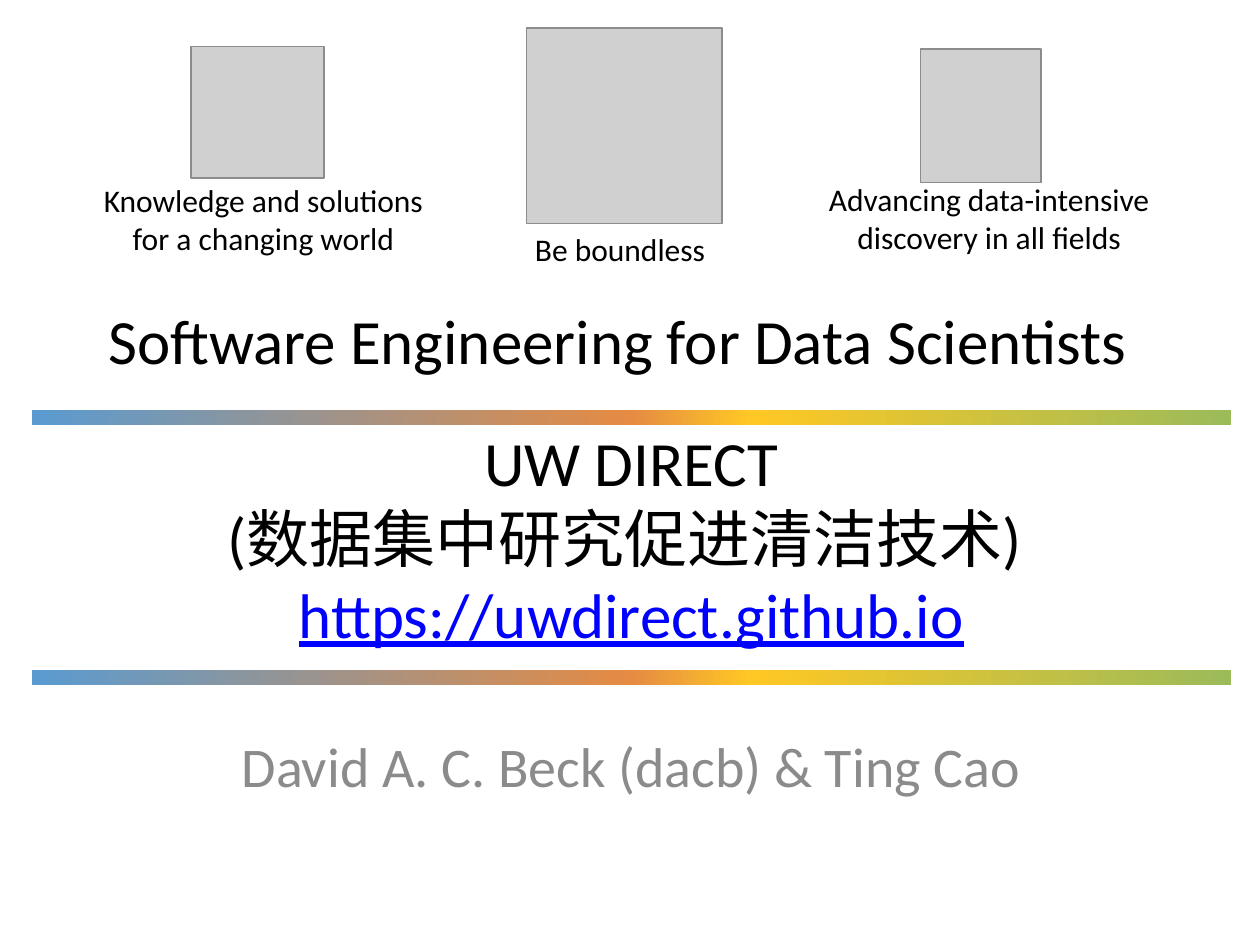
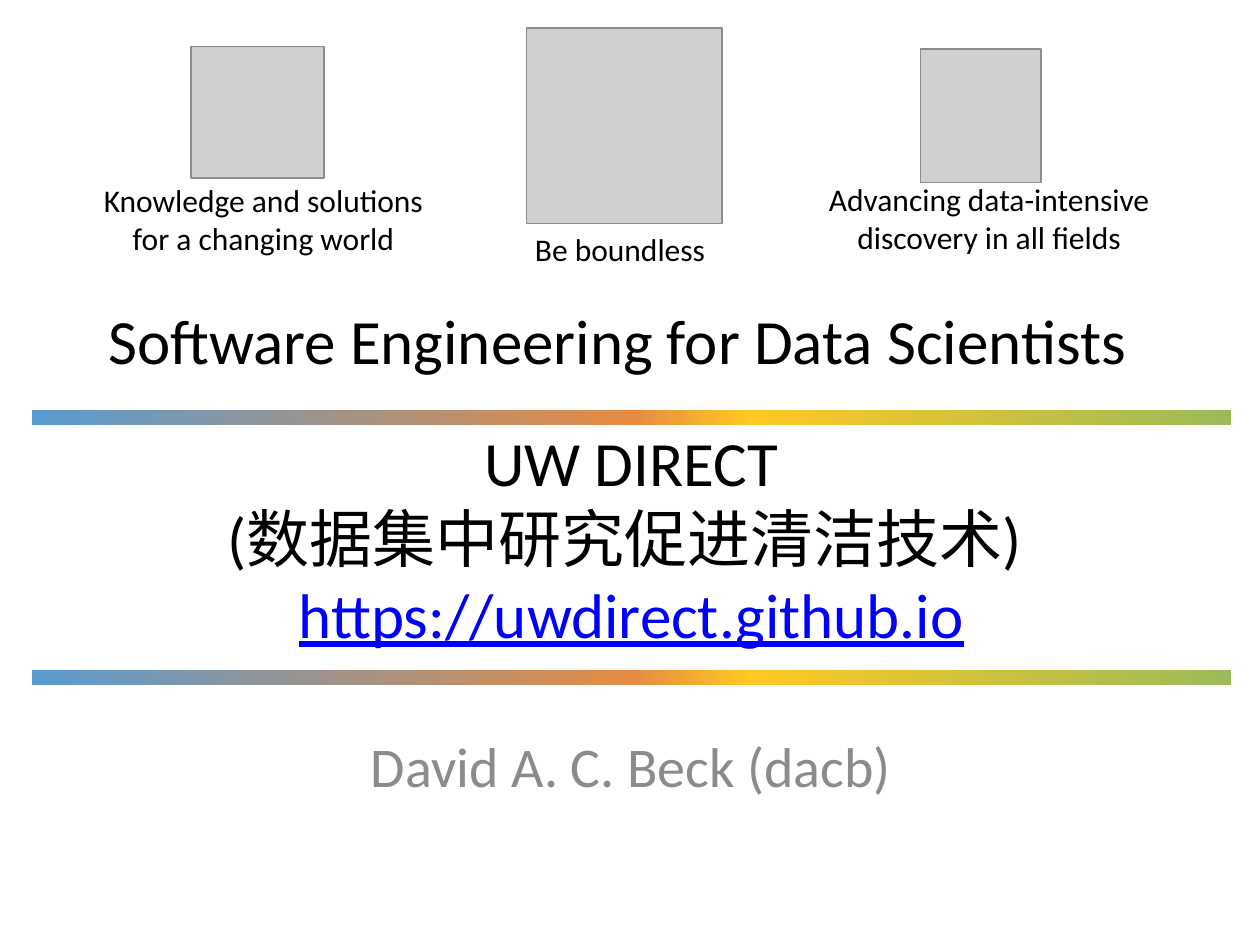
Before and after one commit to UWDIRECT/UWDIRECT.github.io, a slide deck: slide 1 of Wi21_content/SEDS/L6.NothingToSomething.pptx. Drawn at 1260x945 pixels with LibreOffice and Linux fonts; fonts in the diff are those of the drawing; grey boxes stand for pictures; background and template pictures are left out. Boxes give left, top, right and bottom in pixels: in the first picture for what was removed or moved away, otherwise in the second. Text is boxed around its words. In the diff, an @@ line names an element or a change of style, - is before the commit and + after.

```diff
--- a/Wi21_content/SEDS/L6.NothingToSomething.pptx
+++ b/Wi21_content/SEDS/L6.NothingToSomething.pptx
@@ subtitle at box(371, 746, 891, 795): text changed @@
-David A. C. Beck (dacb) & Ting Cao
+David A. C. Beck (dacb)
```
Also in this commit, not shown: 2 slides added, 1 other file.
